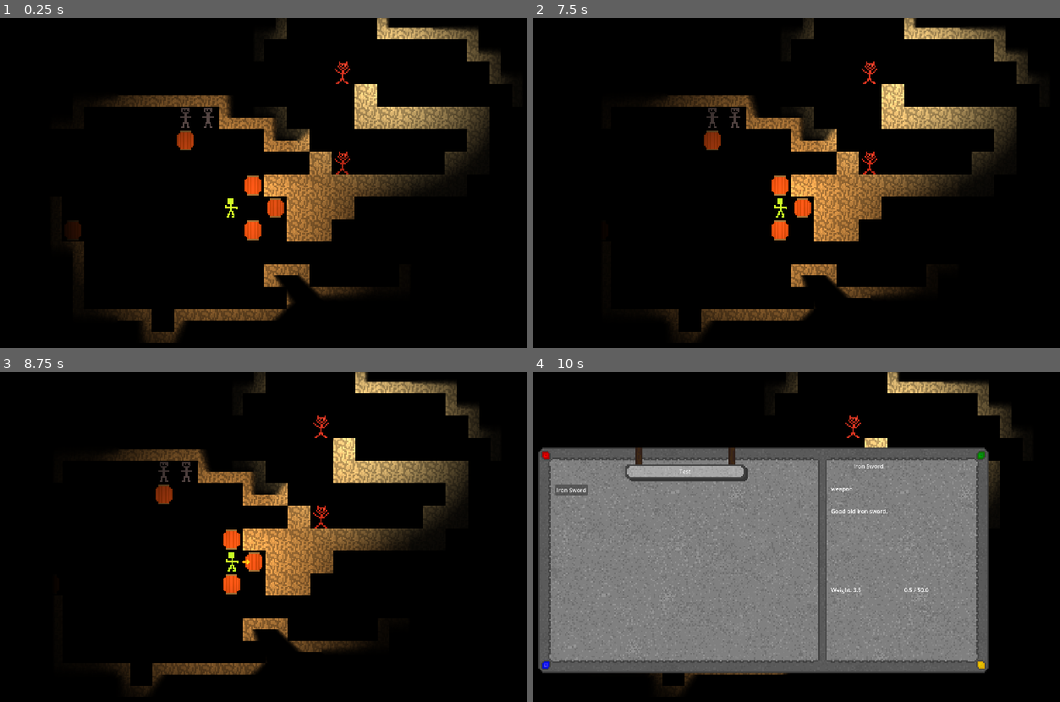
Above: before the commit, frames 1-4 (two rows, left to right).
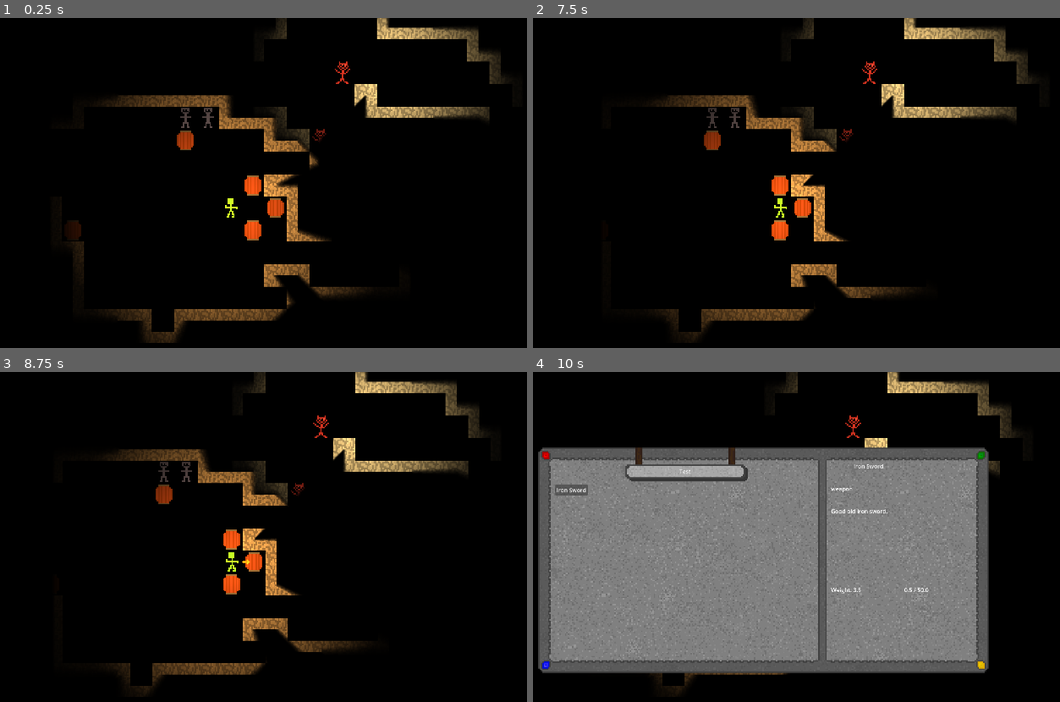
Above: after the commit, the same moments.

Repository: E-Rodowicz/Project-Fantasy
Game: Godot game, scene res://scenes/levels/world.tscn
The game is run twice, just before and just after one commit, with the same random seed, the same clock (stepped at 60 frames per second) and the same inputs.
Inputs:
- Up to frame 1 (0.25 s): no input
- Up to frame 2 (7.5 s): tap Enter at 0.5, 2, 3.5 s; hold Right (ui_right) 0.53-1.28 s; hold E (interact) 0.53-1.28 s; tap Space (precise_move) at 1.25, 2.75, 2.85, 4.25 s; hold Down (ui_down) 1.28-2.03 s; tap C (open_character) at 1.35 s; hold Right (ui_right) 2.03-2.78 s; hold J (open_journal) 2.03-2.78 s; hold Up (ui_up) 2.78-3.53 s; hold Left (ui_left) 3.53-5 s; tap Shift (precision) at 3.6 s; tap E (interact) at 4.35 s; click "Health Potion" at 5 s; hold Down (ui_down) 5.78-6.53 s; hold C (open_character) 5.78-6.53 s; hold Right (ui_right) 6.53-7.28 s; tap J (open_journal) at 6.6 s; hold Up (ui_up) from 7.28 s (still down); hold Space (precise_move) from 7.28 s (still down)
- Up to frame 3 (8.75 s): release Up (ui_up) at 8.03 s; release Space (precise_move) at 8.03 s; hold Right (ui_right) from 8.03 s (still down); tap Shift (precision) at 8.1 s
- Up to frame 4 (10 s): release Right (ui_right) at 8.78 s; hold Down (ui_down) 8.78-9.5 s; hold E (interact) 8.78-9.5 s; click "Iron Sword" at 9.5 s

The runs differ from the first frame. In frame 1, 4.9% of the frame differs, in the area x 52-93%, y 23-68%; in frame 2, 5.1%; in frame 3, 5.1%, in the area x 47-89%, y 18-68%; in frame 4, 0.1%.

Commit message:
Enemy detection improvement
Made it so that enemies check just once when the player moves, not constantly 60 times per second.

Diff:
--- a/scenes/entities/enemy/enemy_test.gd
+++ b/scenes/entities/enemy/enemy_test.gd
@@ -23,28 +23,29 @@
 	vision_area.body_entered.connect(_on_body_entered)
 	vision_area.body_exited.connect(_on_body_exited)
 
-func _physics_process(_delta: float) -> void:
-	# The two if checks are seperate for style points. I don't think
-	# this affects performance as the check runs every frame anyway and
-	# player is not in range, it does not continue into the next if check.
-	if player_in_range and player_ref and not battle_triggered:
-		if _has_line_of_sight(player_ref):
-			# Gathers all combatants before firing the signal.
-			var combatants = _gather_combatants()
-			battle_triggered = true
-			emit_signal("battle_started", combatants)
-
 func _on_body_entered(body: Node2D) -> void:
 	# If the player body node2d data enters this function, player in range becomes
 	# the body var, and the player_ref gets amended to that body.
 	if body.is_in_group("player"):
 		player_in_range = true
 		player_ref = body
+		body.player_moved.connect(_on_player_moved)
+		# Also check immediately in case they stepped into LoS.
+		_on_player_moved()
 
 func _on_body_exited(body: Node2D) -> void:
 	if body.is_in_group("player"):
+		if body.player_moved.is_connected(_on_player_moved):
+			body.player_moved.disconnect(_on_player_moved)
 		player_in_range = false
 		player_ref = null
+
+func _on_player_moved() -> void:
+	if player_in_range and player_ref and not battle_triggered:
+		if _has_line_of_sight(player_ref):
+			var combatants = _gather_combatants()
+			battle_triggered = true
+			emit_signal("battle_started", combatants)
 
 # Casts a ray from the enemy position to player/ally position. If the player/ally is not
 # covered by a wall, it sents out a return hit.
@@ -90,4 +91,6 @@
 					to_check.append(body)
 
 	# Returns complete list to phyiscs process.
+	print("ITS TRUE!")
+	print(combatants)
 	return combatants
--- a/scenes/entities/player/player.gd
+++ b/scenes/entities/player/player.gd
@@ -12,6 +12,8 @@
 var pointer_update_timer: float = 0.0
 # ...this. How many seconds must pass before the pointer (arrow) can update again.
 const POINTER_UPDATE_RATE: float = 0.12  # seconds between pointer updates
+# This will be used for checks against the player, enemy detection and other triggers.
+signal player_moved
 
 # This built-in function does a check every frame (there's 60fps by default, so theres 60 checks per
 # second). Note: Delta is important. Frames might run quicker on some PCs, and delta checks how
@@ -324,6 +326,7 @@
 	# (new tile, where the body already snapped to). TRANS_SINE applies a curve making movement
 	# smooth - slow at start, fast in middle, slow at end.
 	sprite_node_pos_tween.tween_property($player_sprite, "global_position", global_position, duration).set_trans(Tween.TRANS_SINE)
+	emit_signal("player_moved")
 
 # Checks if what is being pointed at is interactable and returns a bool saying if it is or not.
 func _has_interactable(pos: Vector2) -> bool:
--- a/scenes/levels/world.tscn
+++ b/scenes/levels/world.tscn
@@ -34,6 +34,14 @@
 fill = 1
 fill_from = Vector2(0.49130434, 0.49565217)
 fill_to = Vector2(1, 1)
+
+[sub_resource type="OccluderPolygon2D" id="OccluderPolygon2D_7xgas"]
+closed = false
+polygon = PackedVector2Array(-120, -120, -184, -120, -184, -88, -200, -88, -200, -40, -184, -40, -184, -24, -168, -24, -168, -24, -152, -24)
+
+[sub_resource type="OccluderPolygon2D" id="OccluderPolygon2D_gy5pc"]
+closed = false
+polygon = PackedVector2Array(40, -56, 56, -40, 56, -24, 24, -24, 40, -24, 40, -8, 40, 8, 56, 8, 56, -8, 72, -8, 72, -24, 56, -24, 152, -24, 152, -40, 168, -40, 168, -72, 88, -72, 88, -88)
 
 [node name="world" type="Node2D" unique_id=2073005942]
 
@@ -93,9 +101,15 @@
 height = 16.0
 
 [node name="enemy_test" parent="." unique_id=837642104 instance=ExtResource("5_7xgas")]
-position = Vector2(72, -40)
+position = Vector2(56, -56)
 collision_mask = 12
 
 [node name="enemy_test2" parent="." unique_id=1417782019 instance=ExtResource("5_7xgas")]
 position = Vector2(72, -104)
 collision_mask = 12
+
+[node name="LightOccluder2D2" type="LightOccluder2D" parent="." unique_id=1573540469]
+occluder = SubResource("OccluderPolygon2D_7xgas")
+
+[node name="LightOccluder2D3" type="LightOccluder2D" parent="." unique_id=131261329]
+occluder = SubResource("OccluderPolygon2D_gy5pc")
